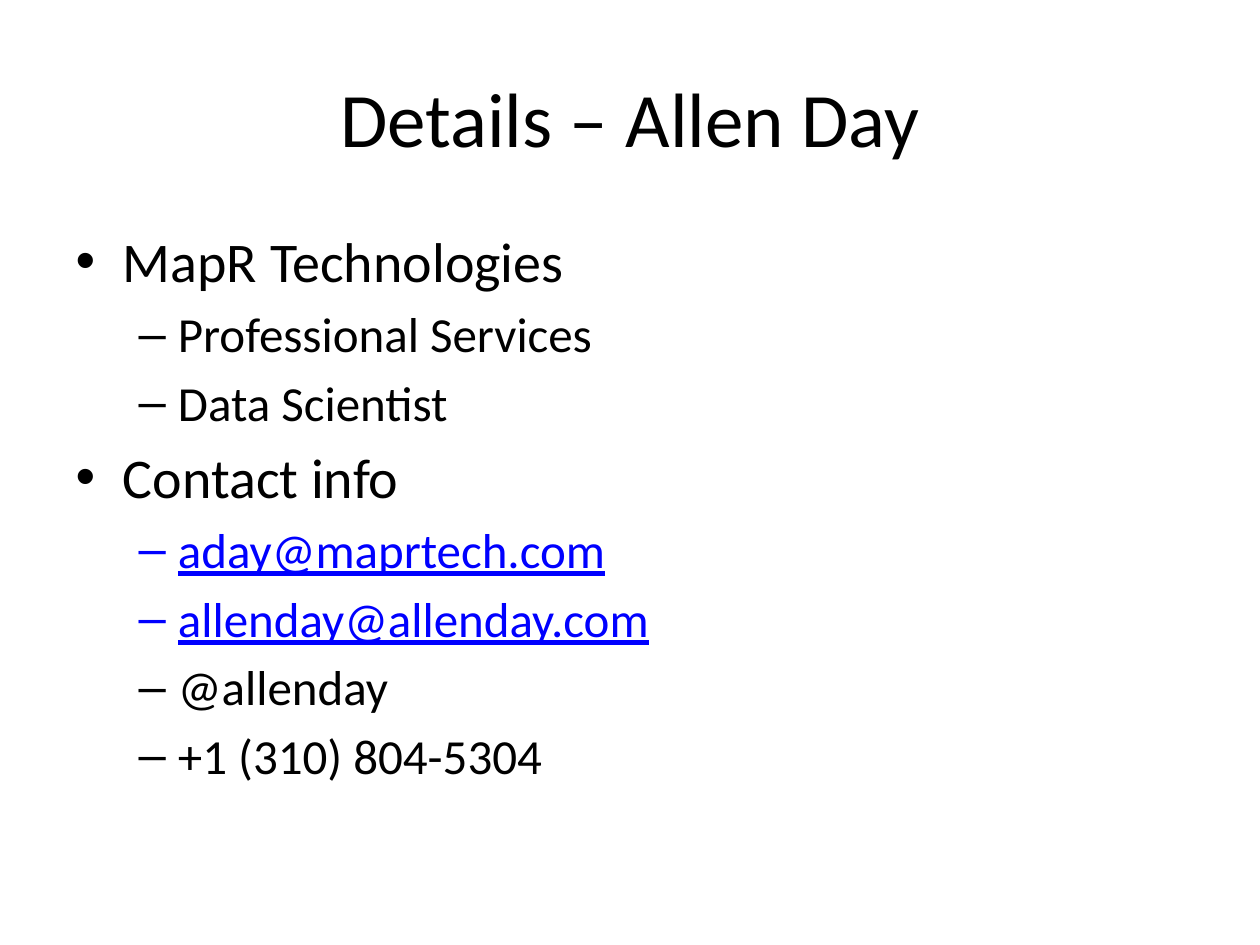
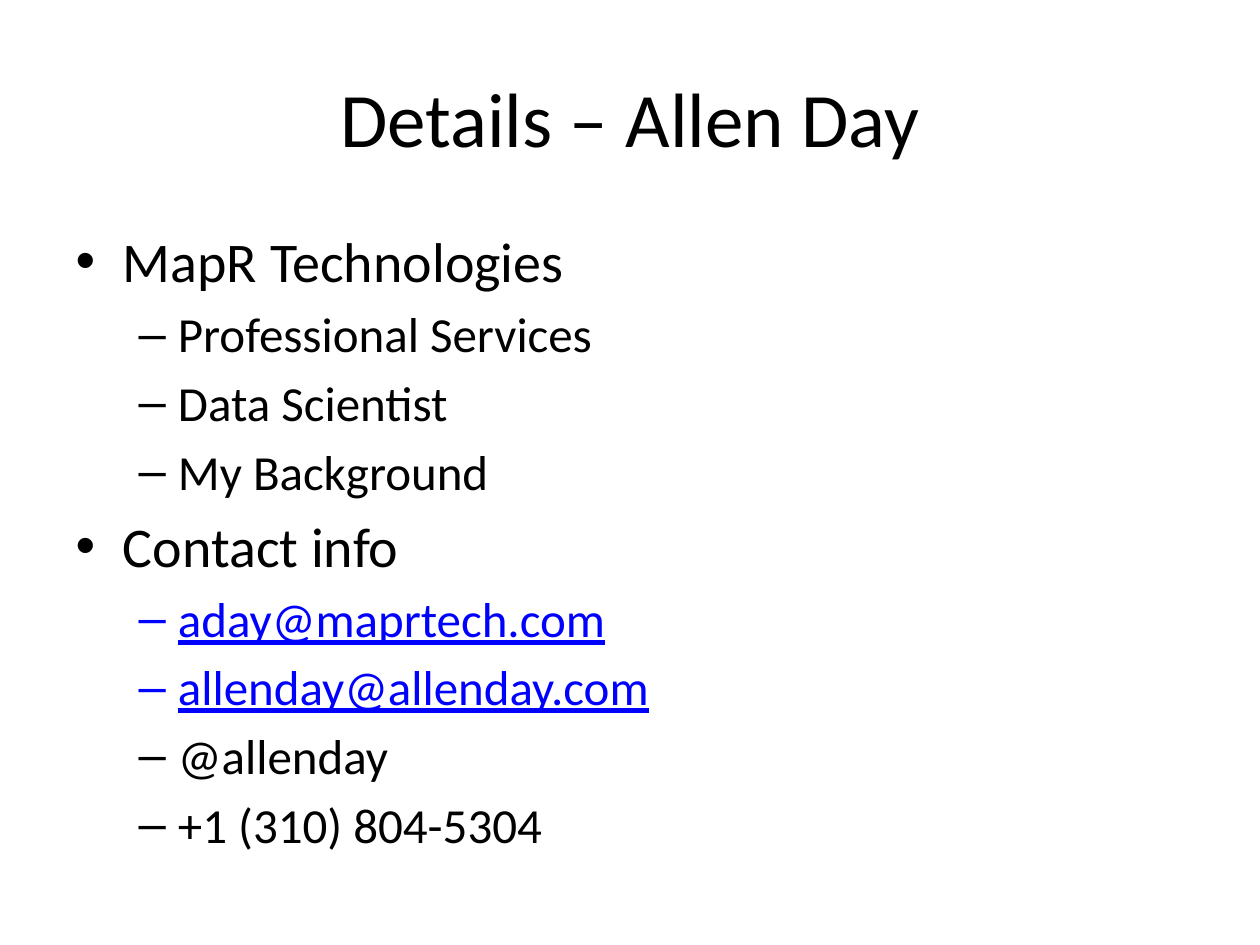
Before and after one commit to allenday/mapr-text-analysis, a slide deck: slide 3 of doc/section1.pptx. Drawn at 1260x945 pixels with LibreOffice and Linux fonts; fonts in the diff are those of the drawing. Boxes give left, top, right and bottom in pixels: in the first picture for what was removed or moved away, otherwise in the second. Text is boxed around its words. In the diff, an @@ line names an element or a change of style, - is before the commit and + after.

```diff
--- a/doc/section1.pptx
+++ b/doc/section1.pptx
@@ text at box(178, 456, 488, 499): paragraph added @@
+  – My Background
```
Also in this commit, not shown: 3 other slides changed, 7 slides added, 3 other files.
